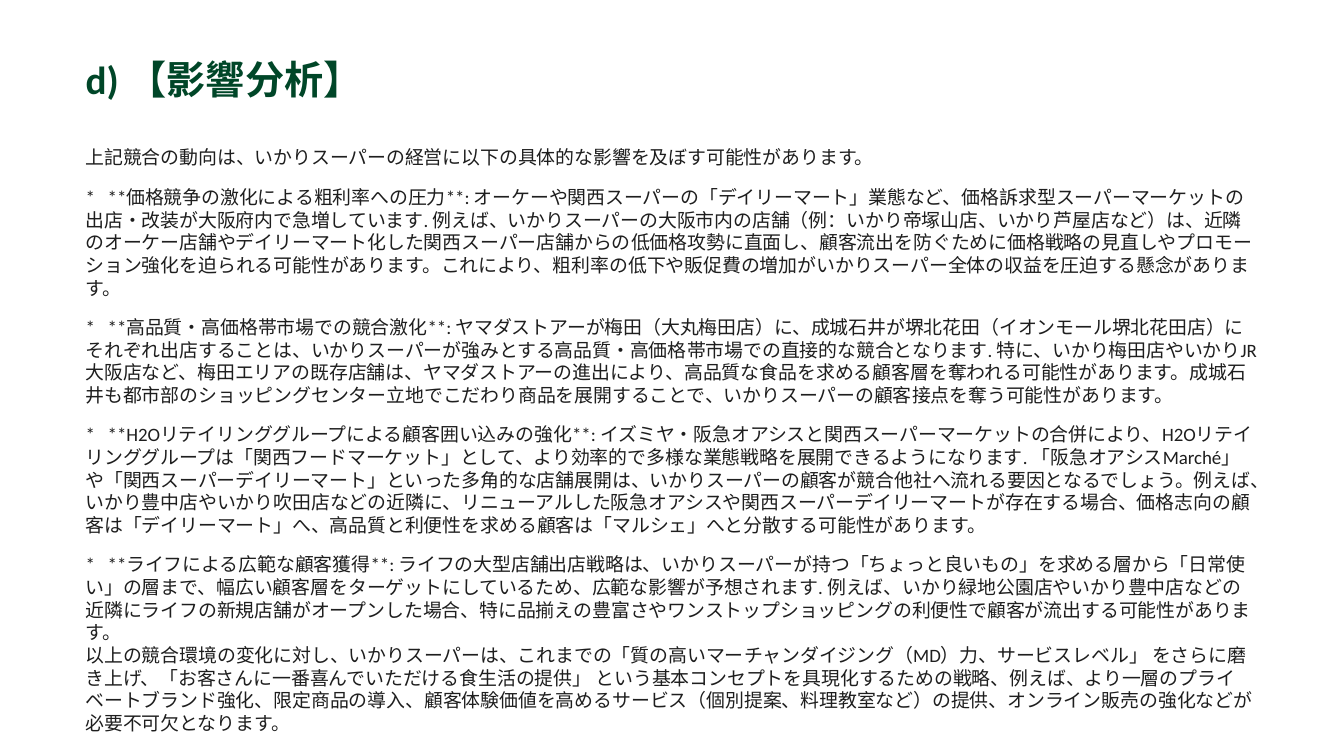
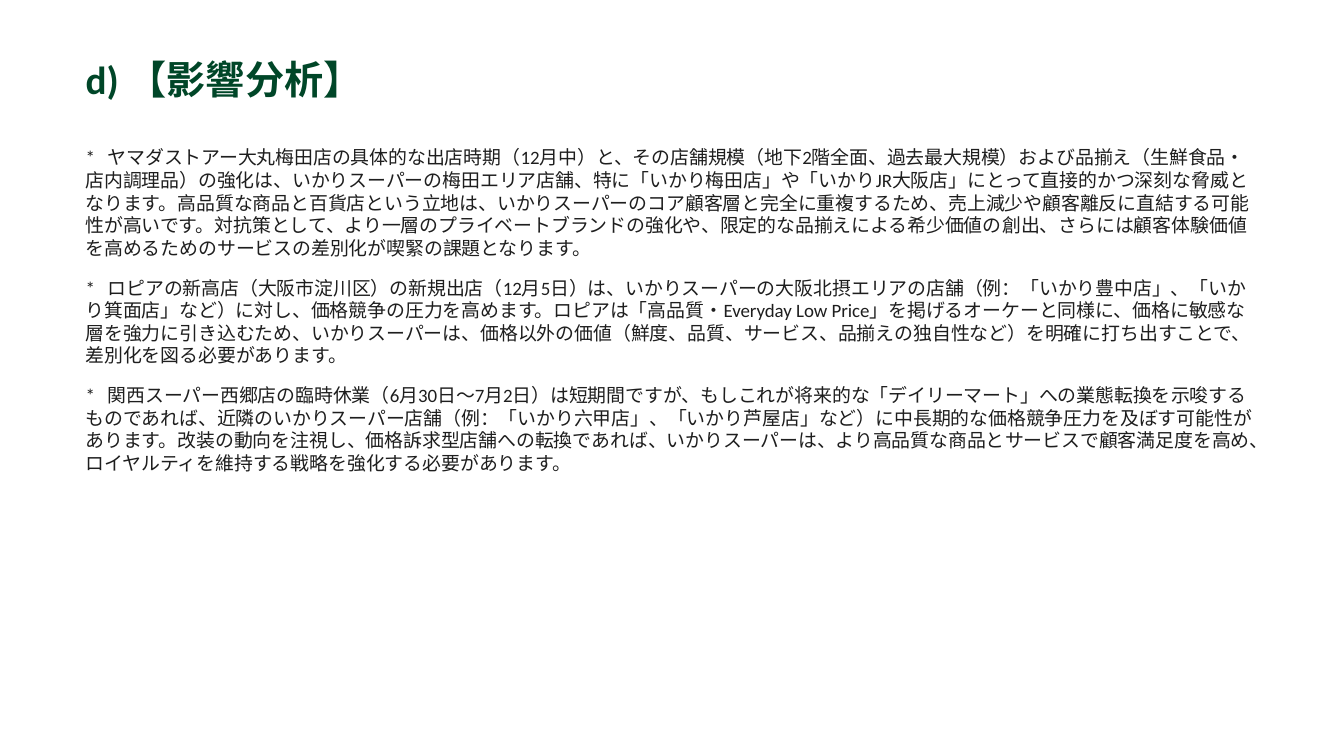
Before and after one commit to yutatbgt-bit/Competitive-research, a slide deck: slide 5 of report/2026_06_15_competitive_report.pptx (slide 8 before the commit). Drawn at 1344x756 pixels with LibreOffice and Linux fonts; fonts in the diff are those of the drawing. Boxes give left, top, right and bottom in pixels: in the first picture for what was removed or moved away, otherwise in the second. Text is boxed around its words. In the diff, an @@ line names an element or a change of style, - is before the commit and + after.

```diff
--- a/report/2026_06_15_competitive_report.pptx
+++ b/report/2026_06_15_competitive_report.pptx
@@ text at (86,148,1269,472): text changed @@
-上記競合の動向は、いかりスーパーの経営に以下の具体的な影響を及ぼす可能性があります。
-* **価格競争の激化による粗利率への圧力**: オーケーや関西スーパーの「デイリーマート」業態など、価格訴求型スーパーマーケットの出店・改装が大阪府内で急増しています. 例えば、いかりスーパーの大阪市内の店舗（例：いかり帝塚山店、いかり芦屋店など）は、近隣のオーケー店舗やデイリーマート化した関西スーパー店舗からの低価格攻勢に直面し、顧客流出を防ぐために価格戦略の見直しやプロモーション強化を迫られる可能性があります。これにより、粗利率の低下や販促費の増加がいかりスーパー全体の収益を圧迫する懸念があります。
-* **高品質・高価格帯市場での競合激化**: ヤマダストアーが梅田（大丸梅田店）に、成城石井が堺北花田（イオンモール堺北花田店）にそれぞれ出店することは、いかりスーパーが強みとする高品質・高価格帯市場での直接的な競合となります. 特に、いかり梅田店やいかりJR大阪店など、梅田エリアの既存店舗は、ヤマダストアーの進出により、高品質な食品を求める顧客層を奪われる可能性があります。成城石井も都市部のショッピングセンター立地でこだわり商品を展開することで、いかりスーパーの顧客接点を奪う可能性があります。
-* **H2Oリテイリンググループによる顧客囲い込みの強化**: イズミヤ・阪急オアシスと関西スーパーマーケットの合併により、H2Oリテイリンググループは「関西フードマーケット」として、より効率的で多様な業態戦略を展開できるようになります. 「阪急オアシスMarché」や「関西スーパーデイリーマート」といった多角的な店舗展開は、いかりスーパーの顧客が競合他社へ流れる要因となるでしょう。例えば、いかり豊中店やいかり吹田店などの近隣に、リニューアルした阪急オアシスや関西スーパーデイリーマートが存在する場合、価格志向の顧客は「デイリーマート」へ、高品質と利便性を求める顧客は「マルシェ」へと分散する可能性があります。
-* **ライフによる広範な顧客獲得**: ライフの大型店舗出店戦略は、いかりスーパーが持つ「ちょっと良いもの」を求める層から「日常使い」の層まで、幅広い顧客層をターゲットにしているため、広範な影響が予想されます. 例えば、いかり緑地公園店やいかり豊中店などの近隣にライフの新規店舗がオープンした場合、特に品揃えの豊富さやワンストップショッピングの利便性で顧客が流出する可能性があります。
-以上の競合環境の変化に対し、いかりスーパーは、これまでの「質の高いマーチャンダイジング（MD）力、サービスレベル」 をさらに磨き上げ、「お客さんに一番喜んでいただける食生活の提供」 という基本コンセプトを具現化するための戦略、例えば、より一層のプライベートブランド強化、限定商品の導入、顧客体験価値を高めるサービス（個別提案、料理教室など）の提供、オンライン販売の強化などが必要不可欠となります。
+* ヤマダストアー大丸梅田店の具体的な出店時期（12月中）と、その店舗規模（地下2階全面、過去最大規模）および品揃え（生鮮食品・店内調理品）の強化は、いかりスーパーの梅田エリア店舗、特に「いかり梅田店」や「いかりJR大阪店」にとって直接的かつ深刻な脅威となります。高品質な商品と百貨店という立地は、いかりスーパーのコア顧客層と完全に重複するため、売上減少や顧客離反に直結する可能性が高いです。対抗策として、より一層のプライベートブランドの強化や、限定的な品揃えによる希少価値の創出、さらには顧客体験価値を高めるためのサービスの差別化が喫緊の課題となります。
+* ロピアの新高店（大阪市淀川区）の新規出店（12月5日）は、いかりスーパーの大阪北摂エリアの店舗（例：「いかり豊中店」、「いかり箕面店」など）に対し、価格競争の圧力を高めます。ロピアは「高品質・Everyday Low Price」を掲げるオーケーと同様に、価格に敏感な層を強力に引き込むため、いかりスーパーは、価格以外の価値（鮮度、品質、サービス、品揃えの独自性など）を明確に打ち出すことで、差別化を図る必要があります。
+* 関西スーパー西郷店の臨時休業（6月30日～7月2日）は短期間ですが、もしこれが将来的な「デイリーマート」への業態転換を示唆するものであれば、近隣のいかりスーパー店舗（例：「いかり六甲店」、「いかり芦屋店」など）に中長期的な価格競争圧力を及ぼす可能性があります。改装の動向を注視し、価格訴求型店舗への転換であれば、いかりスーパーは、より高品質な商品とサービスで顧客満足度を高め、ロイヤルティを維持する戦略を強化する必要があります。
```
Also in this commit, not shown: 4 other slides changed, 3 slides removed, 4 other files.
